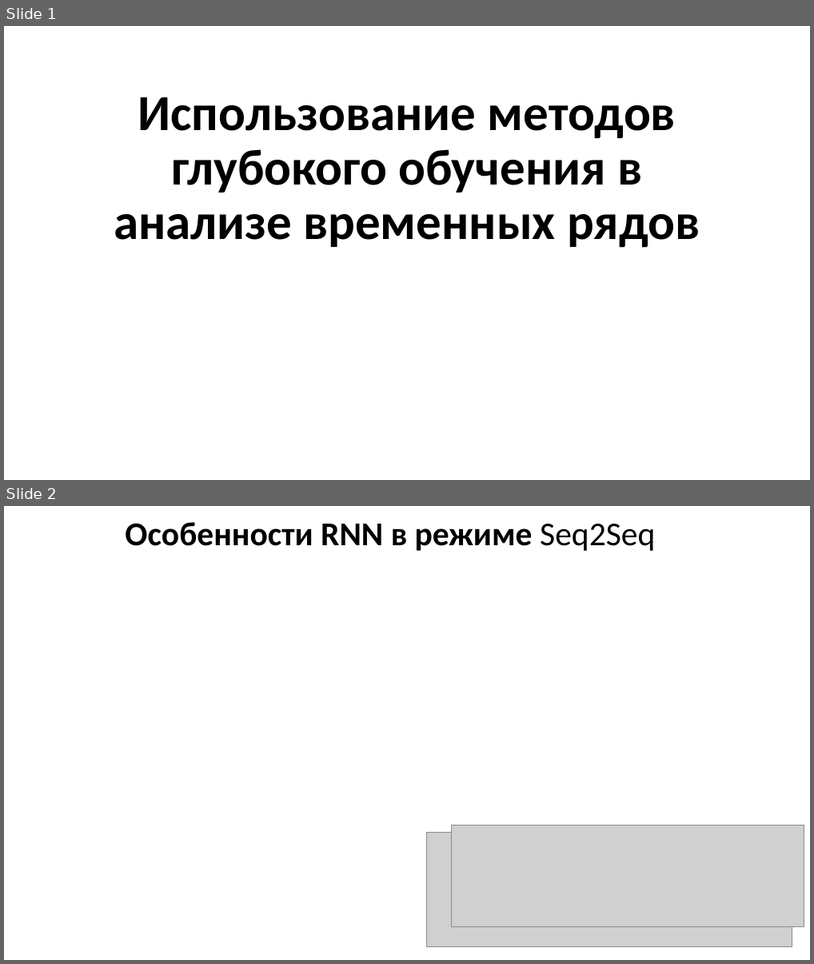
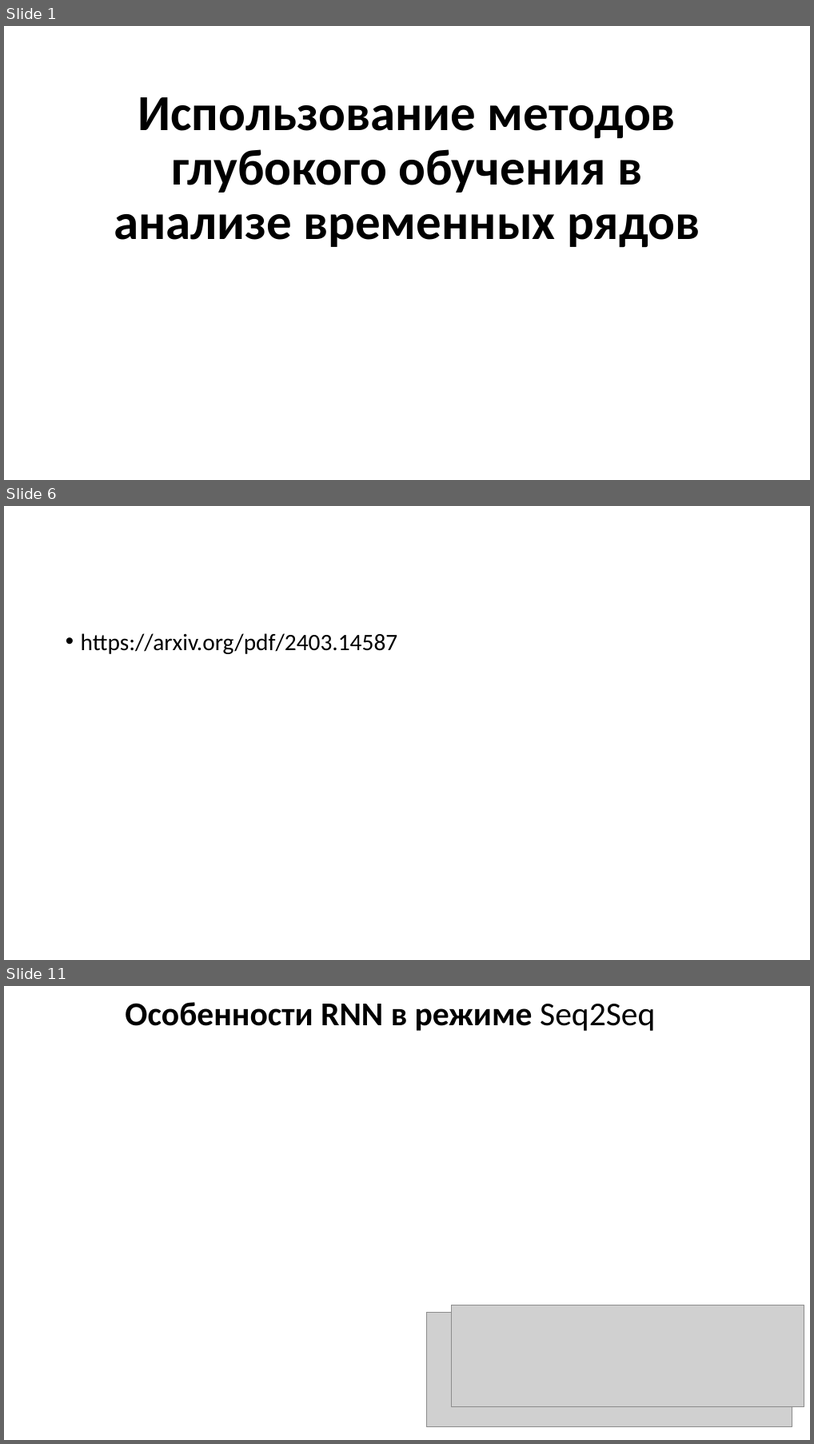
Before and after one commit to MVRonkin/TimeSeriesCourse, a slide deck: 2025/LEC/07-4 Foundation.pptx. Shown one above the other, each under a label of ours: slides 1 and 2 before the commit, slides 1, 6 and 11 after it; the slides between them are not shown. The pictures are 814x964 and 814x1444 pixels, drawn with LibreOffice and Linux fonts; fonts in the diff are those of the drawing; grey boxes stand for pictures. Boxes give left, top, right and bottom in pixels: in the first picture for what was removed or moved away, otherwise in the second. Text is boxed around its words. In the diff, an @@ line names an element or a change of style, - is before the commit and + after.

```diff
--- a/2025/LEC/07-4 Foundation.pptx
+++ b/2025/LEC/07-4 Foundation.pptx
@@ slide 6 added at (4, 506, 810, 960), background #FFFFFF @@
@@ text added at (81, 633, 398, 654), 28 pt, text #000000 @@
+• https://arxiv.org/pdf/2403.14587
@@ what was slide 2 is now slide 11 @@
```
Also in this commit, not shown: 8 other slides added.
